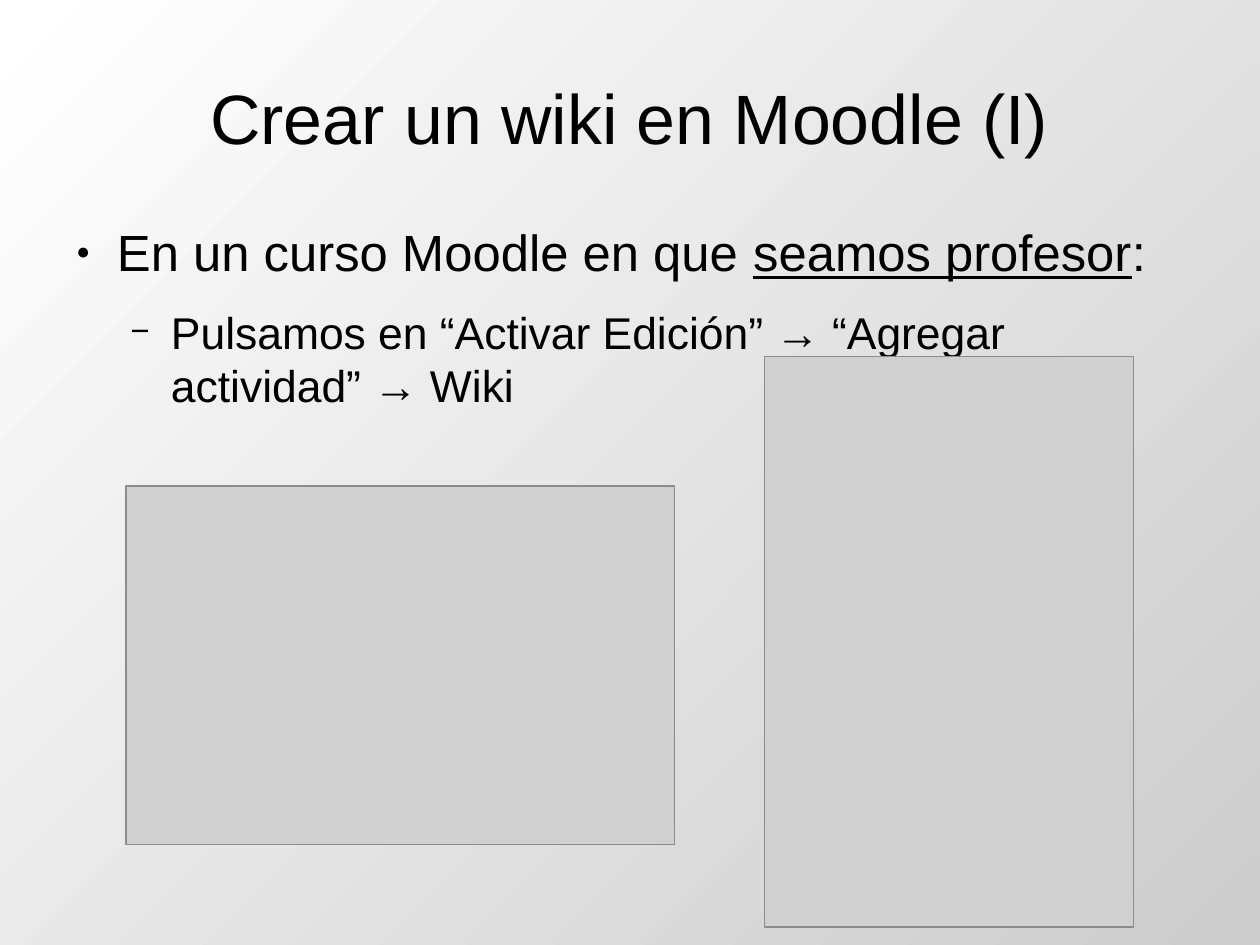
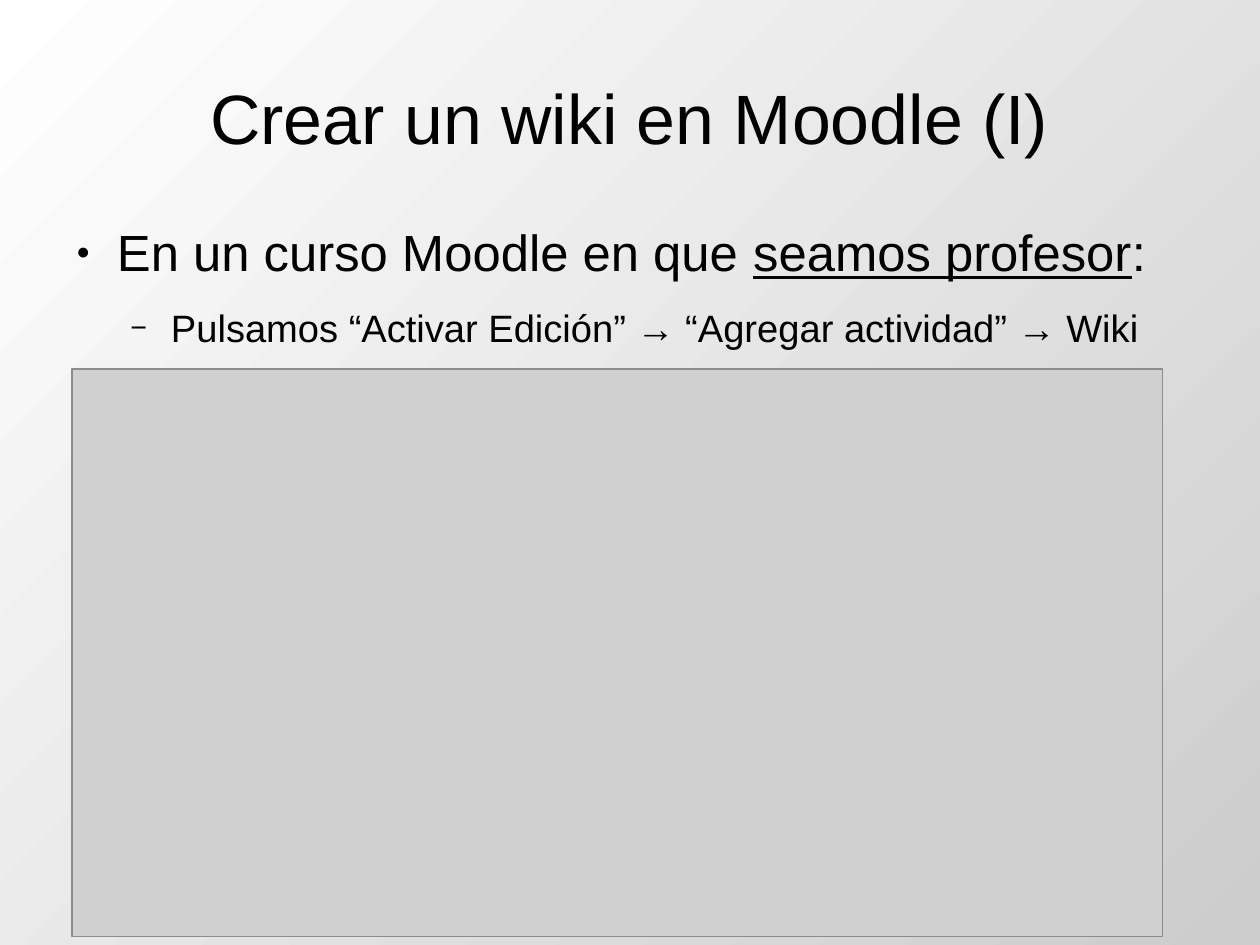
Before and after one commit to DrPantera/wikis4education, a slide deck: slide 4 of uca-2013_07/tema-3-WikisEnMoodle.odp. Drawn at 1260x945 pixels with LibreOffice and Linux fonts; fonts in the diff are those of the drawing; grey boxes stand for pictures. Boxes give left, top, right and bottom in pixels: in the first picture for what was removed or moved away, otherwise in the second. Text is boxed around its words. In the diff, an @@ line names an element or a change of style, - is before the commit and + after.

Commit message:
Captura nuevo Moodle

```diff
--- a/uca-2013_07/tema-3-WikisEnMoodle.odp
+++ b/uca-2013_07/tema-3-WikisEnMoodle.odp
@@ text at box(171, 314, 1138, 350): text changed; size 28 to 24 pt @@
-  − Pulsamos en “Activar Edición” → “Agregar actividad” → Wiki
+  − Pulsamos “Activar Edición” → “Agregar actividad” → Wiki
@@ picture removed at box(765, 357, 1134, 927) @@
@@ picture: place and size @@
-picture at box(126, 486, 675, 845)
+picture at box(72, 369, 1163, 938)
```
Also in this commit, not shown: 1 other file.
